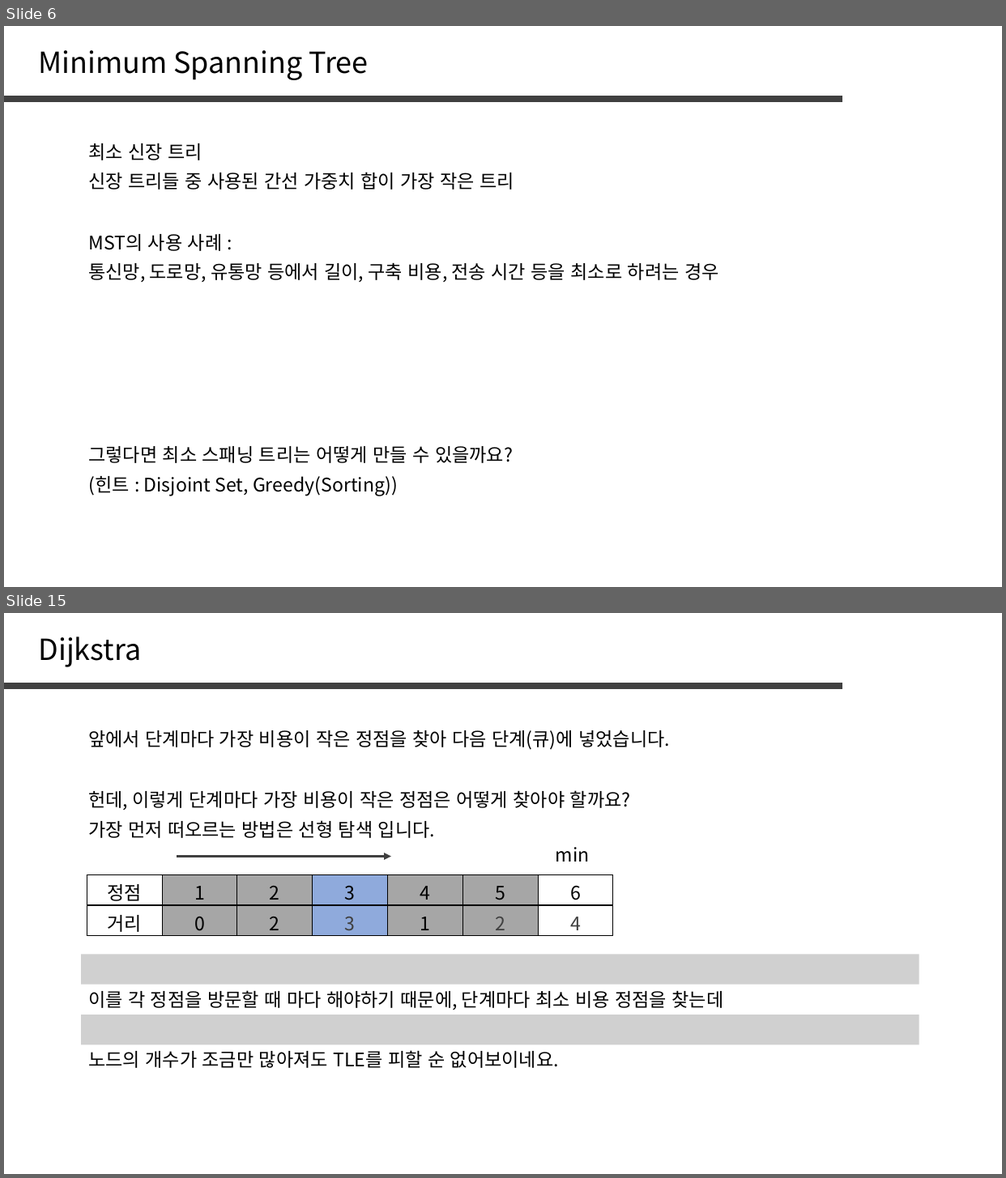
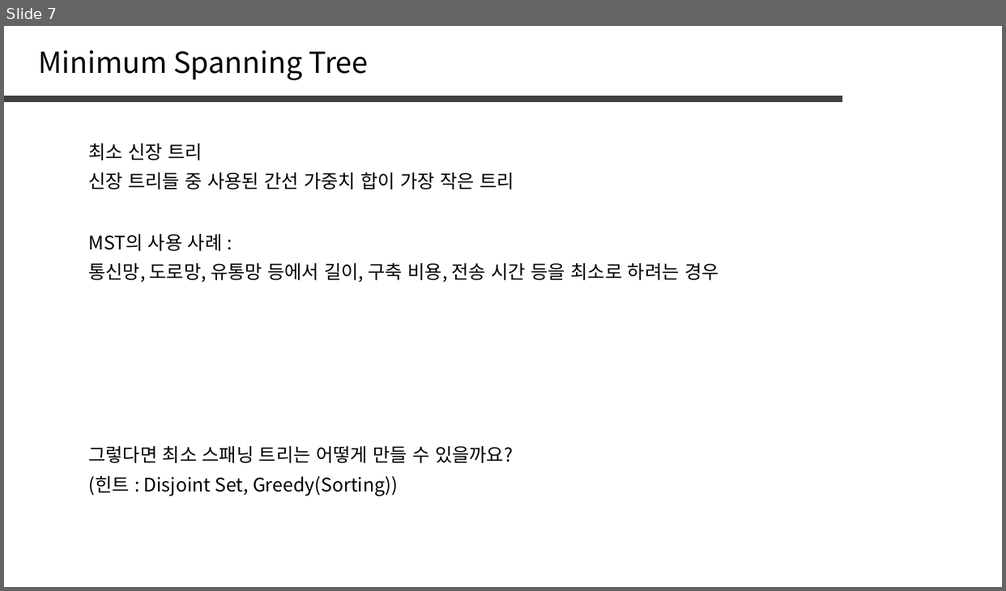
Before and after one commit to jaehoo1/PS-study, a slide deck: study/14_Minimum Spanning Tree, Kruskal.pptx. Shown one above the other, each under a label of ours: slides 6 and 15 before the commit, slide 7 after it; the slides between them are not shown. The pictures are 1006x1178 and 1006x591 pixels, drawn with LibreOffice and Linux fonts; fonts in the diff are those of the drawing; grey boxes stand for pictures. Boxes give left, top, right and bottom in pixels: in the first picture for what was removed or moved away, otherwise in the second. Text is boxed around its words. In the diff, an @@ line names an element or a change of style, - is before the commit and + after.

```diff
--- a/study/14_Minimum Spanning Tree, Kruskal.pptx
+++ b/study/14_Minimum Spanning Tree, Kruskal.pptx
@@ slide 15 removed at bbox=[4, 613, 1002, 1174], background #FFFFFF @@
@@ text removed at bbox=[39, 636, 142, 667] @@
-Dijkstra
@@ line removed from (4, 686) to (842, 686) @@
@@ text removed at bbox=[88, 730, 670, 750] @@
-앞에서 단계마다 가장 비용이 작은 정점을 찾아 다음 단계(큐)에 넣었습니다.
@@ text removed at bbox=[88, 790, 631, 810] @@
-헌데, 이렇게 단계마다 가장 비용이 작은 정점은 어떻게 찾아야 할까요?
@@ text removed at bbox=[88, 820, 435, 838] @@
-가장 먼저 떠오르는 방법은 선형 탐색 입니다.
@@ text removed at bbox=[556, 847, 590, 862] @@
-min
@@ table removed at bbox=[87, 875, 612, 935], 2 rows, 7 columns @@
-정점 | 1 | 2 | 3 | 4 | 5 | 6
-거리 | 0 | 2 | 3 | 1 | 2 | 4
@@ arrow removed from (177, 856) to (391, 856) @@
@@ picture removed at bbox=[81, 954, 919, 984] @@
@@ text removed at bbox=[88, 990, 724, 1010] @@
-이를 각 정점을 방문할 때 마다 해야하기 때문에, 단계마다 최소 비용 정점을 찾는데
@@ picture removed at bbox=[81, 1015, 919, 1045] @@
@@ text removed at bbox=[88, 1050, 559, 1068] @@
-노드의 개수가 조금만 많아져도 TLE를 피할 순 없어보이네요.
@@ what was slide 6 is now slide 7 @@
```
Also in this commit, not shown: 2 slides changed, 12 slides added, 21 other slides removed.
